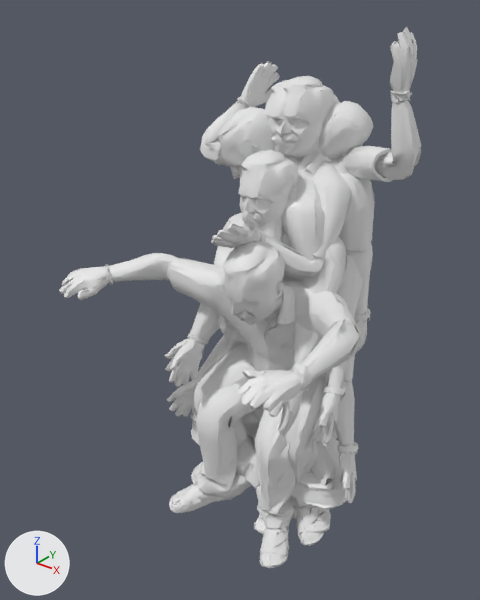
The glTF model public/models/figures/uncle.glb as it was, and as the next commit left it.
Rendered twice from a camera (50 mm lens) standing at (1.267, -1.946, 1.953) and looking at (-0.1, -0.236, 0.893). The axes (+X, +Y, +Z) are drawn at lower left. The lights are the same throughout. The first picture is the older version.

Names of what the first picture shows: 'chair', 'hop', 'ride', 'sit', 'stand', 'stand_b', 'stand_c', 'talk', 'talk_b'.
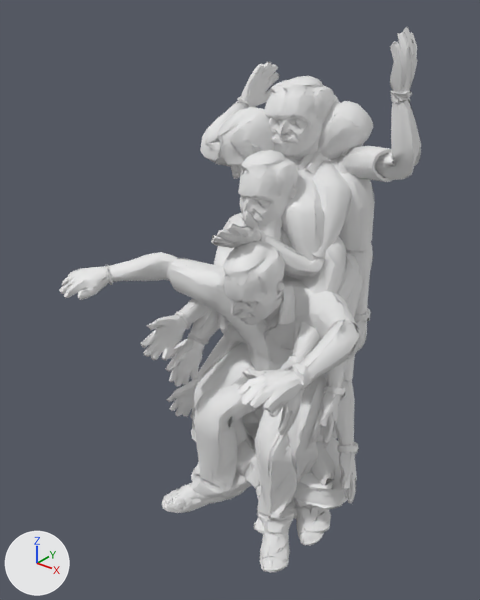
Where the change shows, as pixel boxes [x1, y1, x2, y2] in the pictures (480 x 600 px):
'drive', added: after [141, 250, 359, 573]

The change, as a diff of the scene's bpy script:
```diff
--- a/public/models/figures/uncle.glb.py
+++ b/public/models/figures/uncle.glb.py
@@ me_drive @@
+me_drive.from_pydata(...)  # 6912 vertices, 7000 faces; spans x -0.3..0.3, y -0.563..0.147, z 0.0..1.383
@@ ob_drive @@
+ob_drive = bpy.data.objects.new('drive', me_drive)
+ob_drive.location = (0.0, 0.0, 0.0)
```
